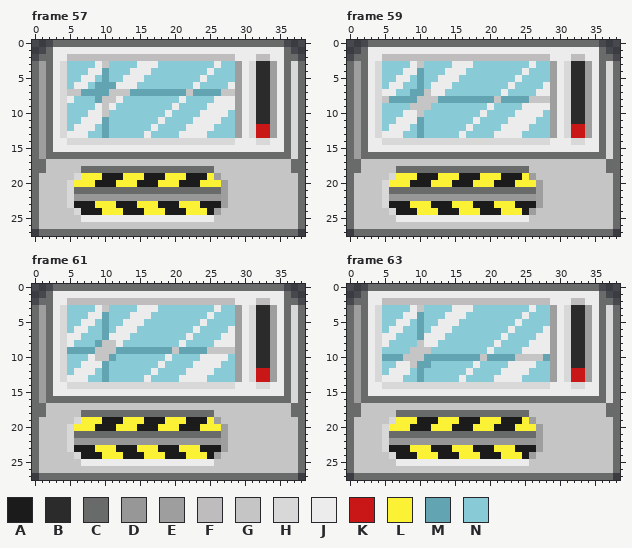
Two states of a pixel-art file, assets/printer.ase. This is how it looked before the edit.
39x28 pixels, 213 frames. Colours within 5 levels of each other are drawn and written as one. Shown: frame 57, frame 59, frame 61, frame 63. The commit also changed other frames, which this record leaves out.
Palette (. is transparent): A #1b1b1b  B #2b2b2b  C #696a6a  D #979797  E #9e9e9e  F #bebcbc  G #c5c5c5  H #d8d8d8  J #ececec  K #c91717  L #fbf236  M #63a4b2  N #89cad7
After:
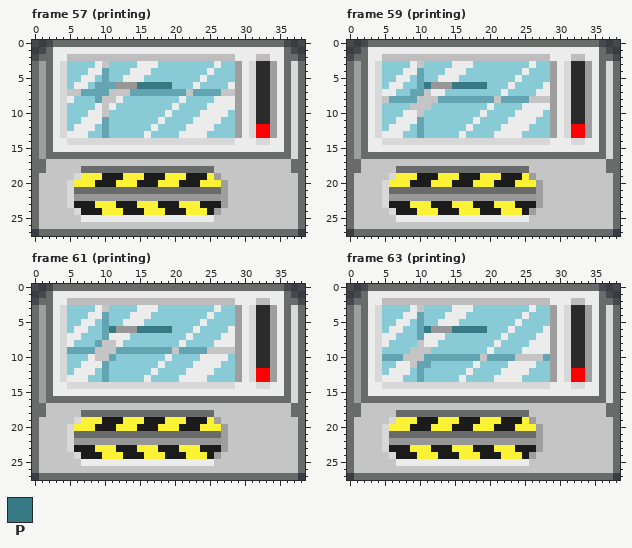
Colours new in this view: P #387986
What changed:
layer "Layer 1" added
@@ palette @@
-K #c91717
+K #ff0000
--- frame 57 (printing), layer "Layer 1"
@@ x 10..21 @@
  5 MNNJJJNNNNNN
- 6 MMJJJNNNNNNN
+ 6 MMDDDPPPPPNN
  7 MGGGMMMMMMMM
--- frame 59 (printing), layer "Layer 1"
@@ x 9..21 @@
  5 NMNNJJJNNNNNN
- 6 NMNJJJNNNNNNN
+ 6 NMPDDDPPPPPNN
  7 MMGJJNNNNNNNN
--- frame 61 (printing), layer "Layer 1"
@@ x 9..21 @@
  5 NMNNJJJNNNNNN
- 6 NMNJJJNNNNNNN
+ 6 NMPDDDPPPPPNN
  7 NMJJJNNNNNNNN
--- frame 63 (printing), layer "Layer 1": the same change as frame 61 (printing)
Pixel boxes of the changes (left, top, right, bottom) in both pictures:
changed: (116, 82, 172, 89)
changed: (256, 124, 270, 138)
changed: (424, 82, 487, 89)
changed: (571, 124, 585, 138)
changed: (109, 326, 172, 333)
changed: (256, 368, 270, 382)
changed: (424, 326, 487, 333)
changed: (571, 368, 585, 382)
